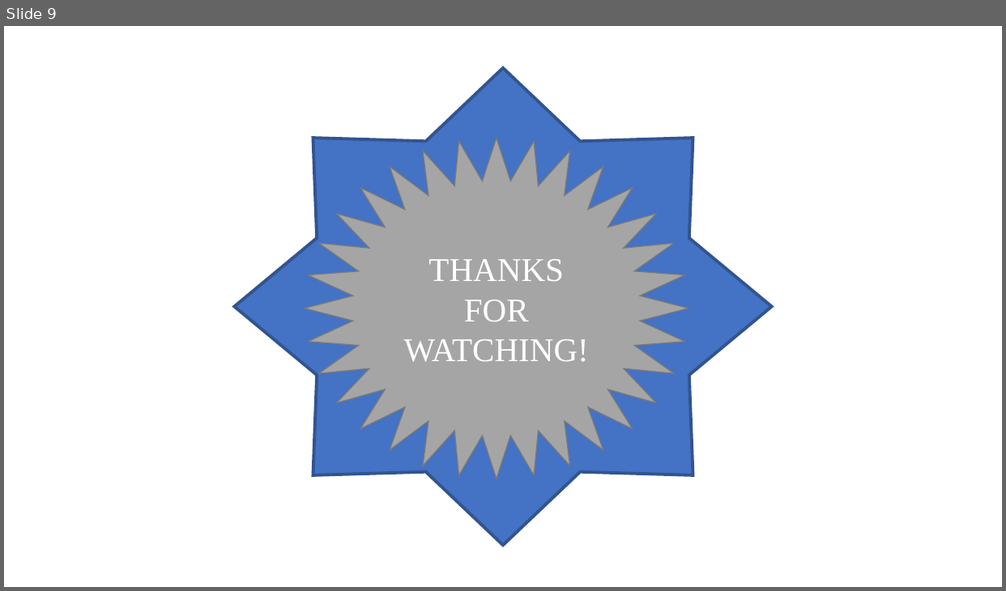
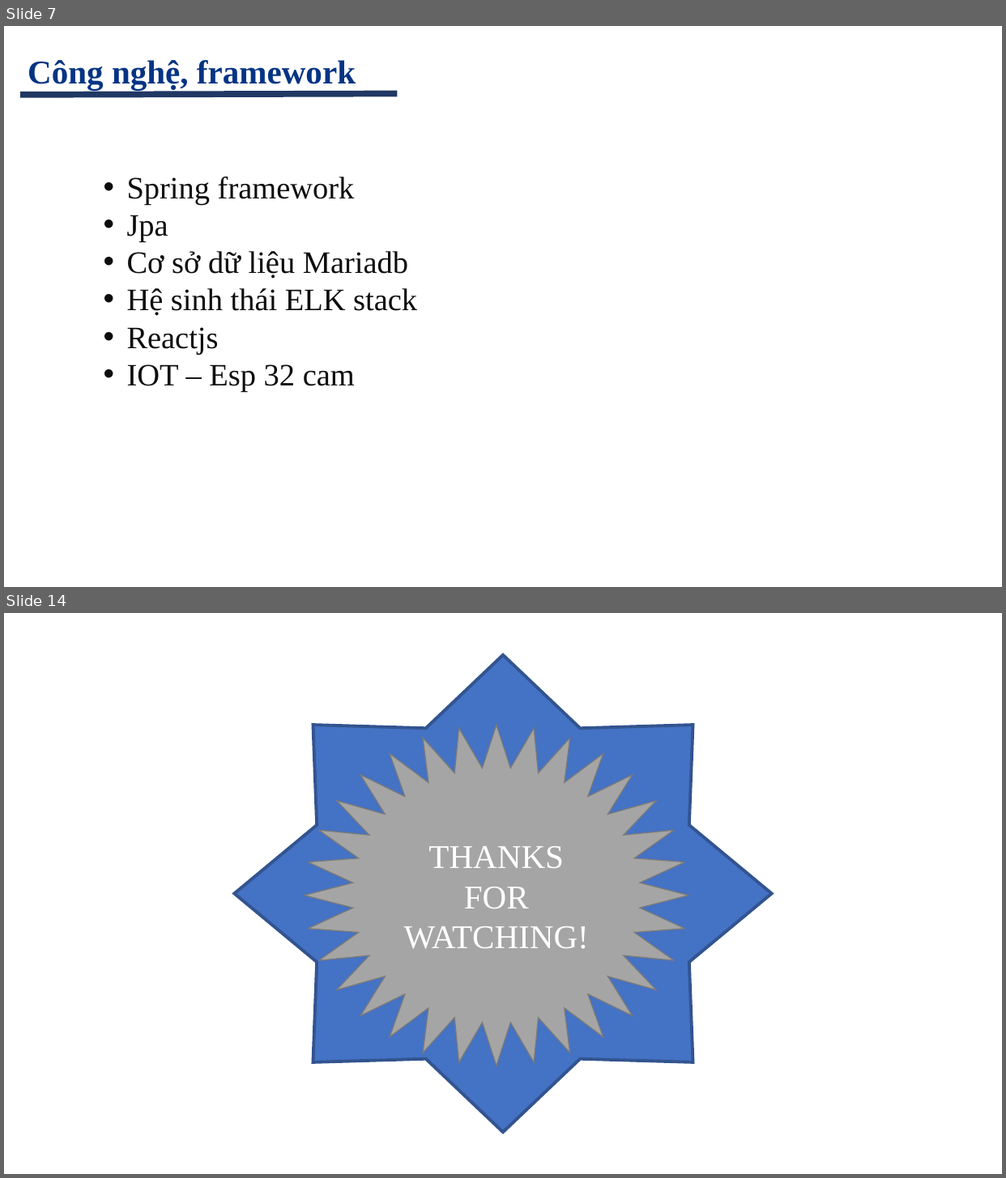
Before and after one commit to hieutran1997/delivery, a slide deck: documents/SlideReport.pptx. Shown one above the other, each under a label of ours: slide 9 before the commit, slides 7 and 14 after it; the slides between them are not shown. The pictures are 1006x591 and 1006x1178 pixels, drawn with LibreOffice and Linux fonts; fonts in the diff are those of the drawing; background and template pictures are left out. Boxes give left, top, right and bottom in pixels: in the first picture for what was removed or moved away, otherwise in the second. Text is boxed around its words. In the diff, an @@ line names an element or a change of style, - is before the commit and + after.

```diff
--- a/documents/SlideReport.pptx
+++ b/documents/SlideReport.pptx
@@ slide 7 added at (4, 26, 1002, 587), background picture (left out) @@
@@ text added at (27, 60, 356, 90), 32 pt, text #053484, bold @@
+Công nghệ, framework
@@ line added from (20, 95) to (397, 93), #203864 6 pt @@
@@ text added at (127, 177, 417, 392), 30 pt, text #0D0D0D @@
+• Spring framework
+• Jpa
+• Cơ sở dữ liệu Mariadb
+• Hệ sinh thái ELK stack
+• Reactjs
+• IOT – Esp 32 cam
@@ what was slide 9 is now slide 14 @@
```
Also in this commit, not shown: 8 slides changed, 4 other slides added.
